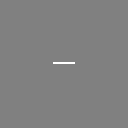
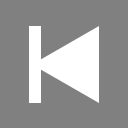
Two versions of the same layered image (w=128, h=128). Layer-by-layer changes:
added layer "previous" above "next" over [left=29, top=26, right=99, bottom=103]
